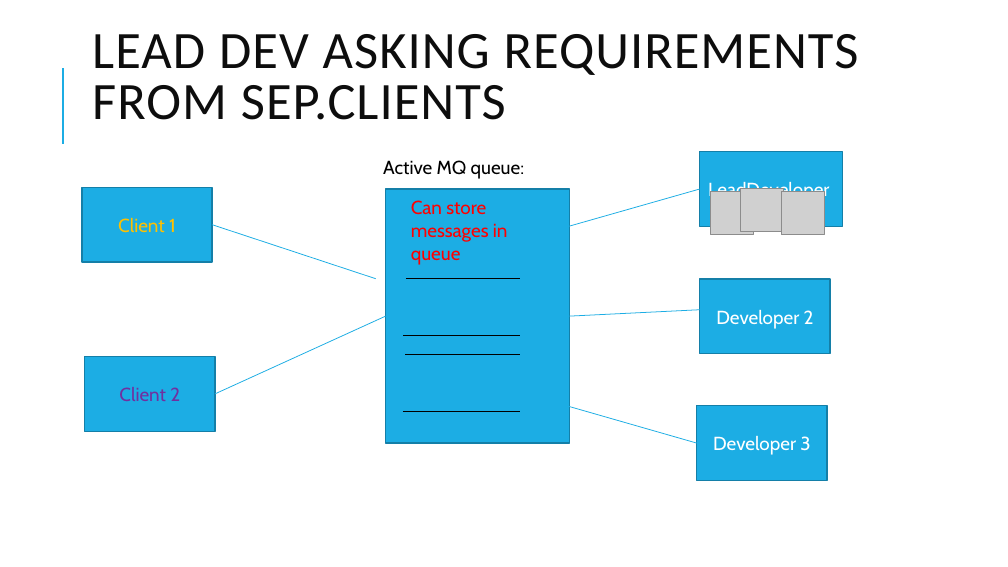
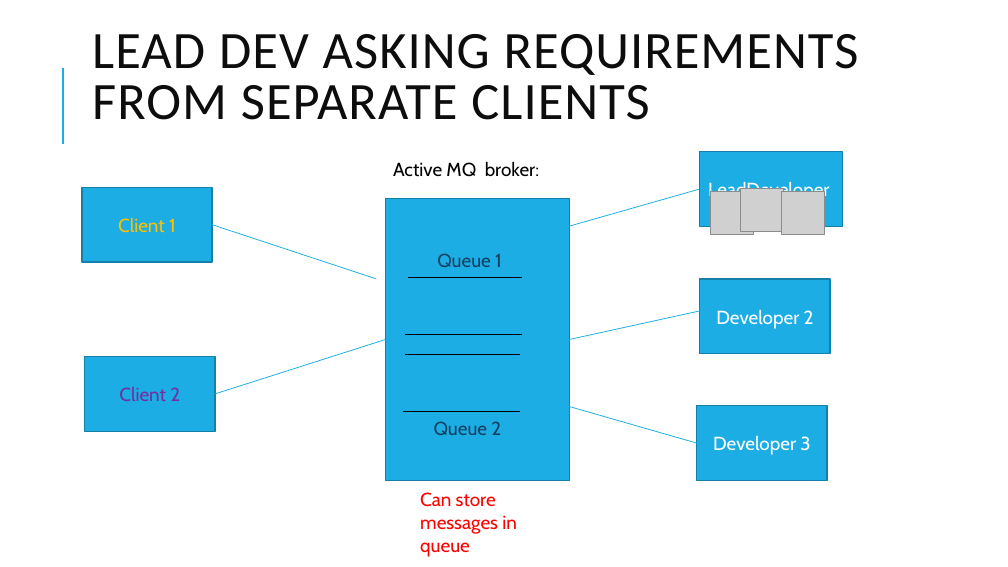
Before and after one commit to ov1n/Active-MQ-presentation, a slide deck: slide 11 of activemq.pptx (slide 10 before the commit). Drawn at 1008x567 pixels with LibreOffice and Linux fonts; fonts in the diff are those of the drawing; grey boxes stand for pictures. Boxes give left, top, right and bottom in pixels: in the first picture for what was removed or moved away, otherwise in the second. Text is boxed around its words. In the diff, an @@ line names an element or a change of style, - is before the commit and + after.

```diff
--- a/activemq.pptx
+++ b/activemq.pptx
@@ title at bbox=[92, 34, 859, 120]: text changed @@
-LEAD DEV ASKING REQUIREMENTS FROM SEP.CLIENTS
+LEAD DEV ASKING REQUIREMENTS FROM SEPARATE CLIENTS
@@ text at bbox=[393, 161, 539, 177]: text changed @@
-Active MQ queue:
+Active MQ broker:
@@ rectangle: place and size @@
-rectangle at bbox=[386, 189, 569, 443]
+rectangle at bbox=[386, 198, 569, 480]
@@ text added at bbox=[437, 253, 502, 267], 18 pt, text #134163 @@
+Queue 1
@@ line moved from (569, 316) - (707, 309) to (569, 340) - (707, 309) @@
@@ line moved from (215, 394) - (386, 316) to (215, 394) - (386, 340) @@
@@ text added at bbox=[434, 421, 501, 435], 18 pt, text #134163 @@
+Queue 2
@@ text "Can store messages in queue": place and size @@
-text "Can store messages in queue" at bbox=[411, 200, 508, 265]
+text "Can store messages in queue" at bbox=[420, 492, 517, 557]
```
Also in this commit, not shown: 8 slides added, 4 slides removed, 9 other files.
